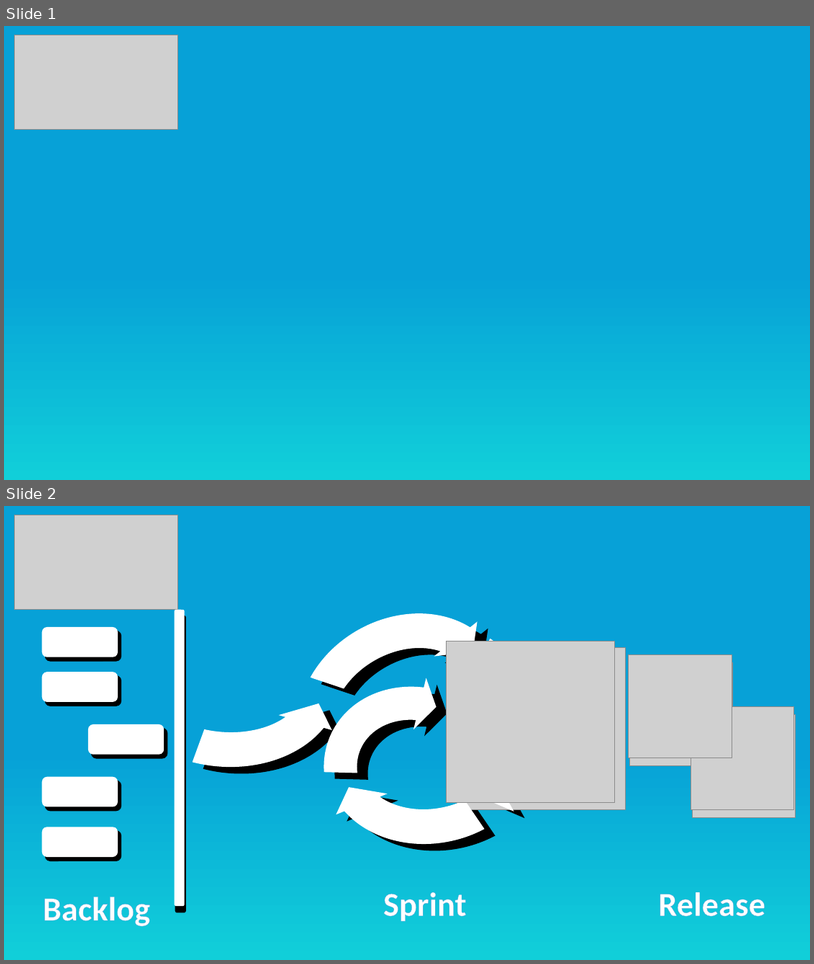
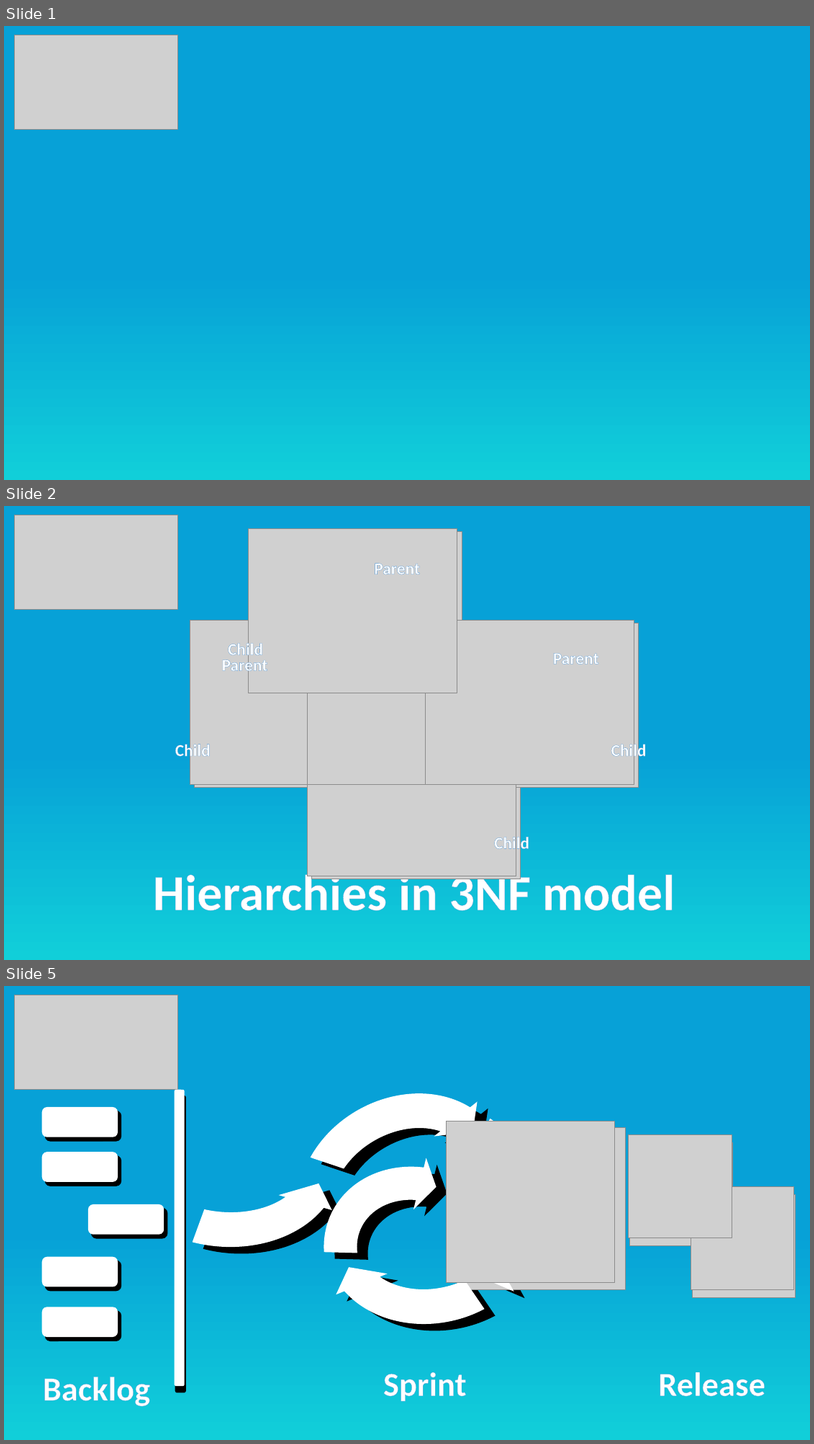
Before and after one commit to dwhacademy/dwhacademy, a slide deck: docs/images/Pictures for blog.pptx. Shown one above the other, each under a label of ours: slides 1 and 2 before the commit, slides 1, 2 and 5 after it; the slides between them are not shown. The pictures are 814x964 and 814x1444 pixels, drawn with LibreOffice and Linux fonts; fonts in the diff are those of the drawing; grey boxes stand for pictures. Boxes give left, top, right and bottom in pixels: in the first picture for what was removed or moved away, otherwise in the second. Text is boxed around its words. In the diff, an @@ line names an element or a change of style, - is before the commit and + after.

```diff
--- a/docs/images/Pictures for blog.pptx
+++ b/docs/images/Pictures for blog.pptx
@@ slide 2 added at (4, 506, 810, 960), background gradient #07A1D7 to #11CFD9 @@
@@ picture added at (14, 515, 178, 610) @@
@@ group added at (190, 529, 639, 879): 10 pictures @@
@@ text added at (374, 563, 420, 574), 20 pt, text #FFFFFF, bold @@
+Parent
@@ text added at (222, 656, 268, 674), 20 pt, text #FFFFFF, bold @@
+Parent
@@ text added at (228, 641, 263, 659), 20 pt, text #FFFFFF, bold @@
+Child
@@ text added at (553, 653, 599, 664), 20 pt, text #FFFFFF, bold @@
+Parent
@@ text added at (175, 741, 211, 760), 20 pt, text #FFFFFF, bold @@
+Child
@@ text added at (612, 741, 647, 760), 20 pt, text #FFFFFF, bold @@
+Child
@@ text added at (494, 834, 530, 852), 20 pt, text #FFFFFF, bold @@
+Child
@@ text added at (153, 867, 675, 911), 60 pt, text #FFFFFF, bold @@
+Hierarchies in 3NF model
@@ what was slide 2 is now slide 5 @@
```
Also in this commit, not shown: 2 slides changed, 2 other slides added, 12 other files.
